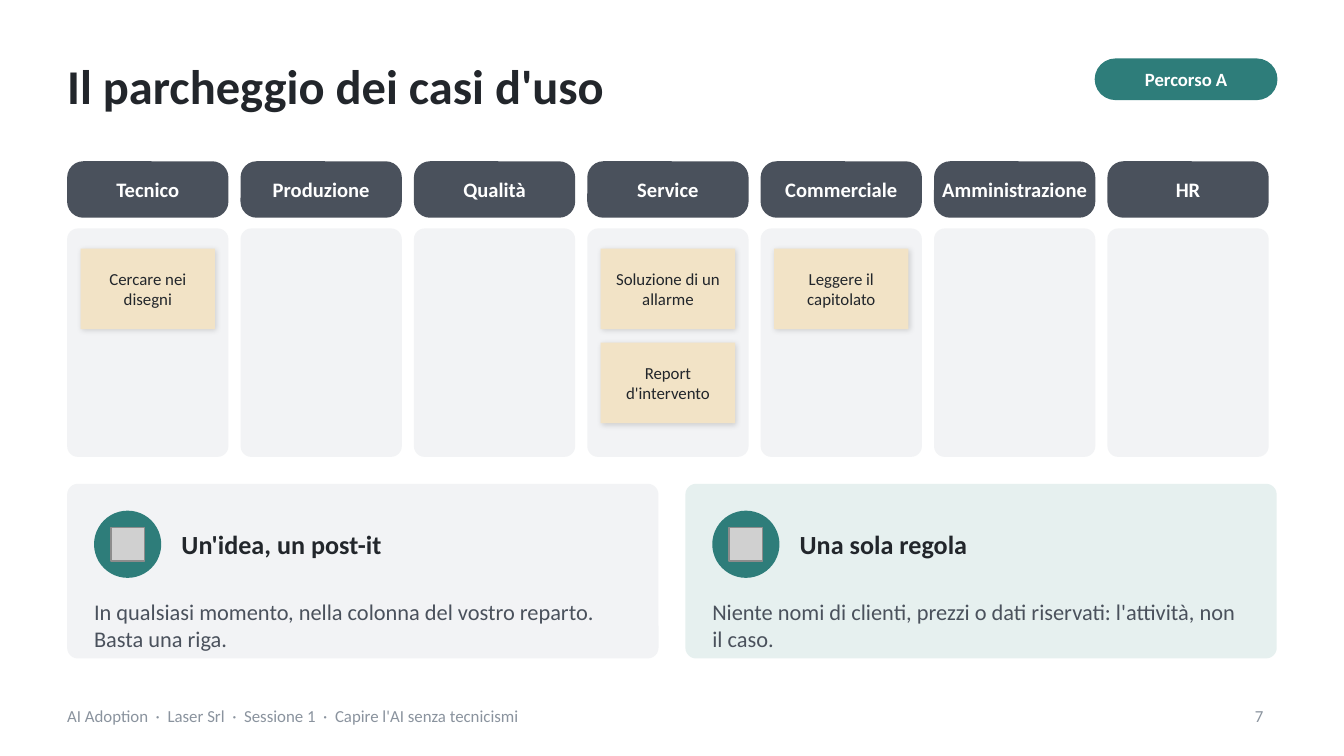
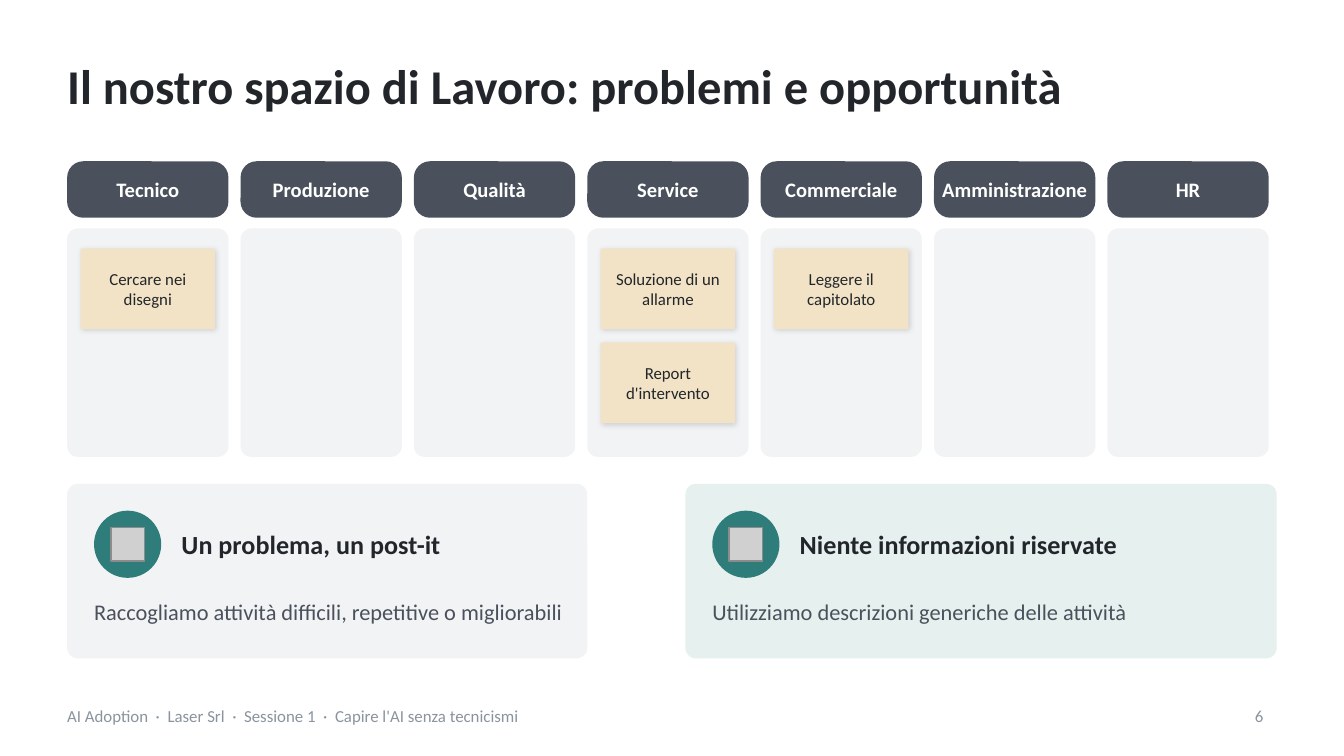
Before and after one commit to NetAi-IT/Formazione-AI-Literacy-Official, a slide deck: slide 6 of Formazioni/2026-10_LaserSrl_AI_Adoption/slide/Sessione1_slide_nuove_Laser.pptx (slide 7 before the commit). Drawn at 1344x756 pixels with LibreOffice and Linux fonts; fonts in the diff are those of the drawing; grey boxes stand for pictures. Boxes give left, top, right and bottom in pixels: in the first picture for what was removed or moved away, otherwise in the second. Text is boxed around its words. In the diff, an @@ line names an element or a change of style, - is before the commit and + after.

```diff
--- a/Formazioni/2026-10_LaserSrl_AI_Adoption/slide/Sessione1_slide_nuove_Laser.pptx
+++ b/Formazioni/2026-10_LaserSrl_AI_Adoption/slide/Sessione1_slide_nuove_Laser.pptx
@@ rounded rectangle removed at <box>1095,59,1277,99</box> @@
@@ title at <box>67,70,1061,112</box>: text changed @@
-Il parcheggio dei casi d'uso
+Il nostro spazio di Lavoro: problemi e opportunità
@@ text removed at <box>1145,74,1227,86</box> @@
-Percorso A
@@ rounded rectangle: place and size @@
-rounded rectangle at <box>67,484,659,659</box>
+rounded rectangle at <box>67,484,587,659</box>
@@ text at <box>181,535,440,558</box>: text changed @@
-Un'idea, un post-it
+Un problema, un post-it
@@ text at <box>800,535,1116,554</box>: text changed @@
-Una sola regola
+Niente informazioni riservate
@@ text at <box>94,604,562,624</box>: text changed @@
-In qualsiasi momento, nella colonna del vostro reparto. Basta una riga.
+Raccogliamo attività difficili, repetitive o migliorabili
@@ text at <box>712,604,1126,624</box>: text changed @@
-Niente nomi di clienti, prezzi o dati riservati: l'attività, non il caso.
+Utilizziamo descrizioni generiche delle attività
@@ page number at <box>1255,710,1264,722</box>: text changed @@
-7
+6
```
Also in this commit, not shown: 13 other slides changed, 4 slides added, 1 slide removed, 6 other files.
